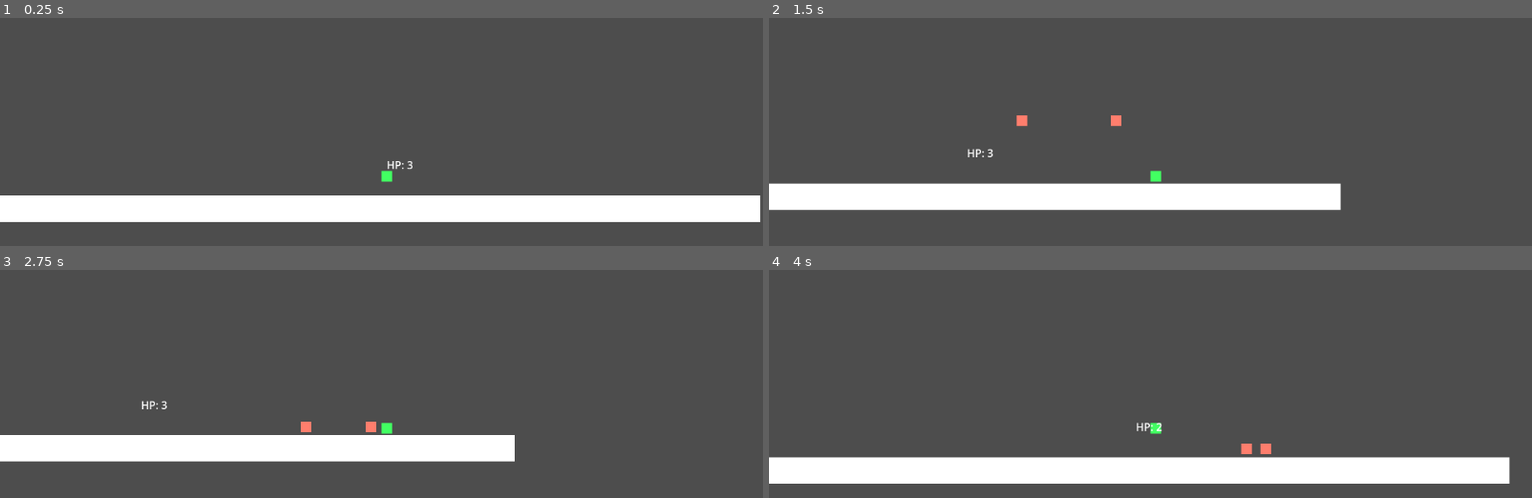
Above: before the commit, frames 1-4 (two rows, left to right).
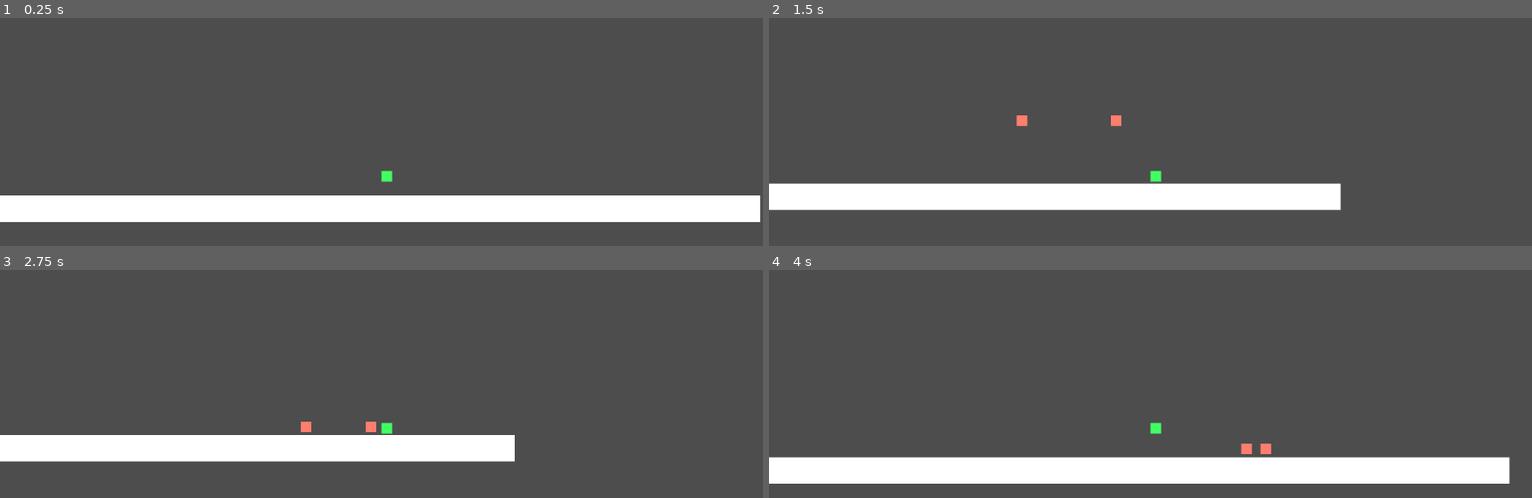
Above: after the commit, the same moments.

Repository: kirbygba06/Godot2026
Game: Godot game, scene res://PRINCIPAL.tscn
The game is run twice, just before and just after one commit, with the same random seed, the same clock (stepped at 60 frames per second) and the same inputs.
Inputs (mouse positions are in pixels of both pictures, inside the frame that each line leads up to):
- Up to frame 1 (0.25 s): no input
- Up to frame 2 (1.5 s): tap Enter (ui_accept) at 0.5, 0.77 s; move the mouse to (outside the picture) at 0.52 s; hold Right (ui_right) from 0.53 s (still down); move the mouse to (1379, 245) at 1.27 s
- Up to frame 3 (2.75 s): tap Enter (ui_accept) at 1.52 s; move the mouse to (152, 370) at 2.02 s; release Right (ui_right) at 2.03 s; hold Left (ui_left) from 2.03 s (still down)
- Up to frame 4 (4 s): keep holding Left (ui_left); tap Enter (ui_accept) at 2.75, 3.02, 3.77 s; move the mouse to (1188, 434) at 2.77 s; move the mouse to (1036, 327) at 3.52 s

The runs differ from the first frame. In frame 1, less than 0.1% of the frame differs, in the area x 50-55%, y 62-67%; in frame 2, less than 0.1%; in frame 3, less than 0.1%, in the area x 18-22%, y 57-62%; in frame 4, less than 0.1%.
Error after the commit: Invalid assignment of property or key 'text' with value of type 'String' on a base object of type 'null instance'. (res://Cena1.gd:23)

Commit message:
Add files via upload

Diff:
--- a/PRINCIPAL.tscn
+++ b/PRINCIPAL.tscn
@@ -10,7 +10,9 @@
 [sub_resource type="RectangleShape2D" id="RectangleShape2D_gfc2b"]
 size = Vector2(1192, 51)
 
-[node name="Node2D" type="Node2D" unique_id=1815349080 groups=["bullet", "enemy", "player", "wallnfloor"]]
+[sub_resource type="SystemFont" id="SystemFont_gfc2b"]
+
+[node name="Node2D" type="Node2D" unique_id=1815349080]
 script = ExtResource("1_mo5yb")
 
 [node name="Player" type="CharacterBody2D" parent="." unique_id=1592320167]
@@ -40,6 +42,21 @@
 position = Vector2(-31, 84)
 shape = SubResource("RectangleShape2D_gfc2b")
 
-[node name="Label" type="Label" parent="." unique_id=110660721]
-offset_right = 40.0
-offset_bottom = 23.0
+[node name="CanvasLayer" type="CanvasLayer" parent="." unique_id=862647291]
+
+[node name="ProgressBar" type="ProgressBar" parent="CanvasLayer" unique_id=667567368]
+offset_left = -563.0
+offset_top = -299.0
+offset_right = -414.0
+offset_bottom = -272.0
+value = 100.0
+fill_mode = 1
+show_percentage = false
+
+[node name="Label" type="Label" parent="CanvasLayer" unique_id=296407428]
+offset_left = -561.0
+offset_top = -298.0
+offset_right = -521.0
+offset_bottom = -275.0
+theme_override_fonts/font = SubResource("SystemFont_gfc2b")
+text = "100"
--- a/mainchar.gd
+++ b/mainchar.gd
@@ -56,7 +56,7 @@
 
 func take_damage(amount: int) -> void:
 	hp -= amount
-	vida_mudou.emit(hp)  # 🔥 AVISA A HUD QUE A VIDA MUDOU!
+	vida_mudou.emit(hp)  # AVISA A HUD QUE A VIDA MUDOU!
 
 	if hp <= 0:
 		hp = 0
Not shown: 1 places in ENEMY1.tscn that only renumber resources
Not shown: 1 places in PRINCIPAL.tscn that only renumber resources
Not shown: 1 places in bullet.tscn that only renumber resources
